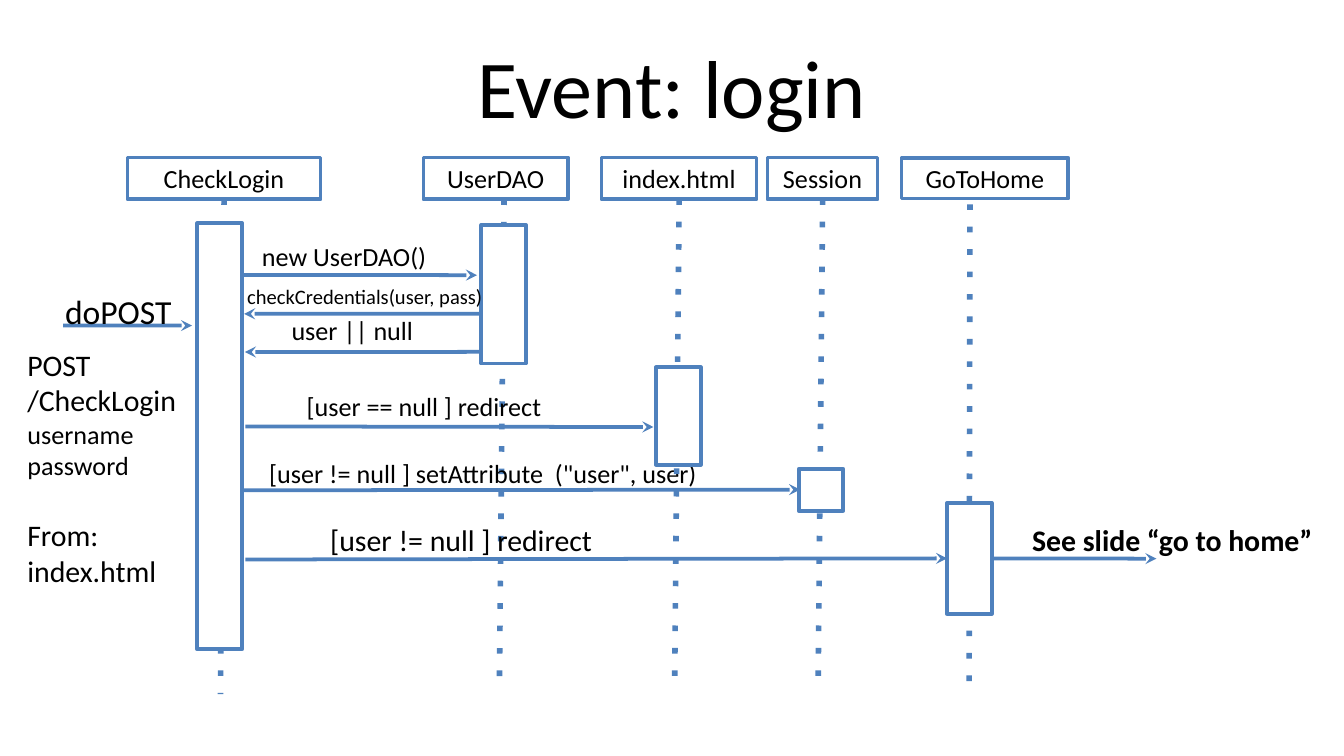
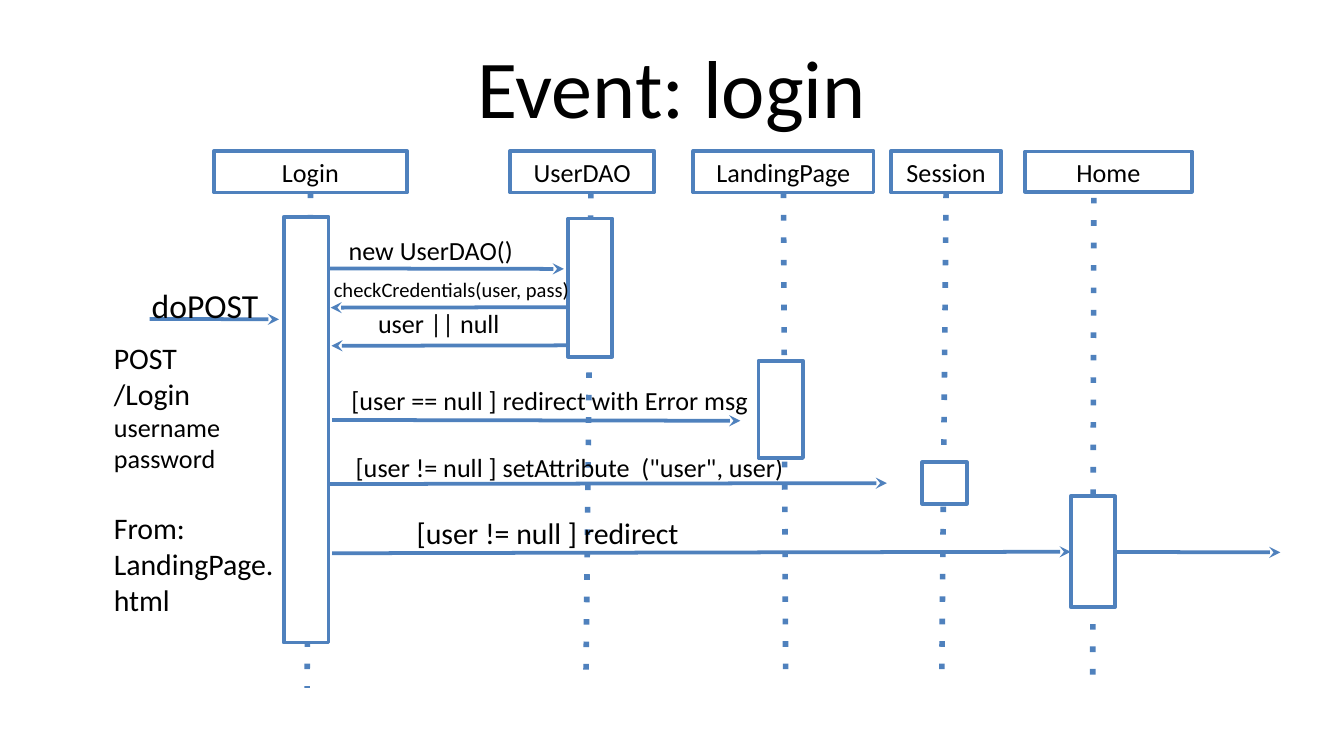
Before and after one commit to lucanotluka/Tecnologie-Informatiche-per-il-Web_-_HTML-Only, a slide deck: slide 13 of TIW-GruppiHTMLOnly.pptx (slide 12 before the commit). Drawn at 1344x756 pixels with LibreOffice and Linux fonts; fonts in the diff are those of the drawing. Boxes give left, top, right and bottom in pixels: in the first picture for what was removed or moved away, otherwise in the second. Text is boxed around its words. In the diff, an @@ line names an element or a change of style, - is before the commit and + after.

```diff
--- a/TIW-GruppiHTMLOnly.pptx
+++ b/TIW-GruppiHTMLOnly.pptx
@@ rectangle removed at [128,157,321,199] @@
-CheckLogin
@@ rectangle added at [214,151,406,192], fill #FFFFFF, outline #4F81BD 2 pt, 14 pt, text #000000 @@
+Login
@@ rectangle removed at [602,157,757,199] @@
-index.html
@@ rectangle added at [694,151,874,192], fill #FFFFFF, outline #4F81BD 2 pt, 14 pt, text #000000 @@
+LandingPage
@@ rectangle removed at [902,159,1068,199] @@
-GoToHome
@@ rectangle added at [1025,152,1192,192], fill #FFFFFF, outline #4F81BD 2 pt, 14 pt, text #000000 @@
+Home
@@ line moved from (823, 199) - (818, 679) to (784, 192) - (786, 675) @@
@@ line moved from (970, 204) - (969, 689) to (946, 192) - (942, 672) @@
@@ line moved from (679, 199) - (675, 679) to (1094, 198) - (1093, 683) @@
@@ rectangle: place and size @@
-rectangle at [481,224,526,363]
+rectangle at [569,219,613,358]
@@ 6 arrows, 5 texts, 2 rectangles, 2 lines: place and size @@
-6 arrows, 5 texts, 2 rectangles, 2 lines at [63,157,800,695]
+6 arrows, 5 texts, 2 rectangles, 2 lines at [149,151,887,688]
@@ text "POST": place and size @@
-text "POST" at [27,356,176,583]
+text "POST" at [114,349,274,612]
@@ text at [114,384,190,410]: text changed @@
-/CheckLogin
+/Login
@@ rectangle: place and size @@
-rectangle at [656,367,700,465]
+rectangle at [758,360,802,457]
@@ text at [351,391,747,416]: text changed @@
-[user == null ] redirect
+[user == null ] redirect with Error msg
@@ text "[user != null ] setAttribute ...": place and size @@
-text "[user != null ] setAttribute ..." at [269,462,696,490]
+text "[user != null ] setAttribute ..." at [356,455,783,483]
@@ 3 rectangles, 1 arrow: place and size @@
-3 rectangles, 1 arrow at [767,157,1156,614]
+3 rectangles, 1 arrow at [891,151,1281,606]
@@ text at [114,520,274,612]: text changed @@
-From: index.html
+From: LandingPage.html
@@ text removed at [1032,529,1312,558] @@
-See slide “go to home”
@@ arrow moved from (246, 559) - (948, 558) to (332, 554) - (1071, 552) @@
```
Also in this commit, not shown: 5 other slides changed, 12 slides added, 11 slides removed.
